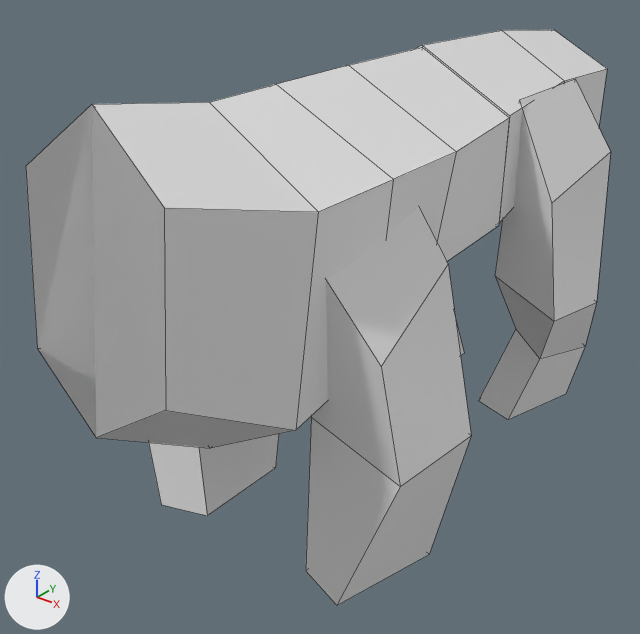
Two versions of the FBX model player/dragon_3D/models/body.fbx, one commit apart.
Before and after are seen from a 50 mm lens placed at (5.84, -8.06, 2.9), pointed at (-0.37, -0.29, -1.92). Arrows for +X, +Y and +Z are at lower left; the lights stay in place. The picture after the commit comes second. Mesh edges are drawn as thin lines. Where no turn or scale is listed for an object, it has been applied to the vertices.

The older version as bpy lines, for what is in view:
```python
me_cube_006 = bpy.data.meshes.new('Cube.006')
me_cube_006.from_pydata(...)  # 16 vertices, 14 faces; spans x 0.47..1.81, y -0.92..1.27, z -3.95..0.78
me_cylinder_005 = bpy.data.meshes.new('Cylinder.005')
me_cylinder_005.from_pydata(...)  # 30 vertices, 28 faces; spans x -1.4..1.4, y 4.01..9.2, z -3.64..0.17
me_cylinder_006 = bpy.data.meshes.new('Cylinder.006')
me_cylinder_006.from_pydata(...)  # 18 vertices, 16 faces; spans x -1.22..1.22, y -0.03..3.62, z -1.57..1.01
ob_chest = bpy.data.objects.new('Chest', me_cylinder_005)
ob_chest.location = (0.0, -8.03, 1.17)
ob_hindlegl = bpy.data.objects.new('HindlegL', me_cube_006)
ob_hindlegl.location = (0.04, 2.34, -0.13)
ob_hip = bpy.data.objects.new('Hip', me_cylinder_006)
ob_hip.location = (0.0, 1.16, 0.2)
# also in view: 'ForelegR' at (-1.31, -1.43, -1.87); 'ForelegL' at (1.39, -1.43, -1.87)
```
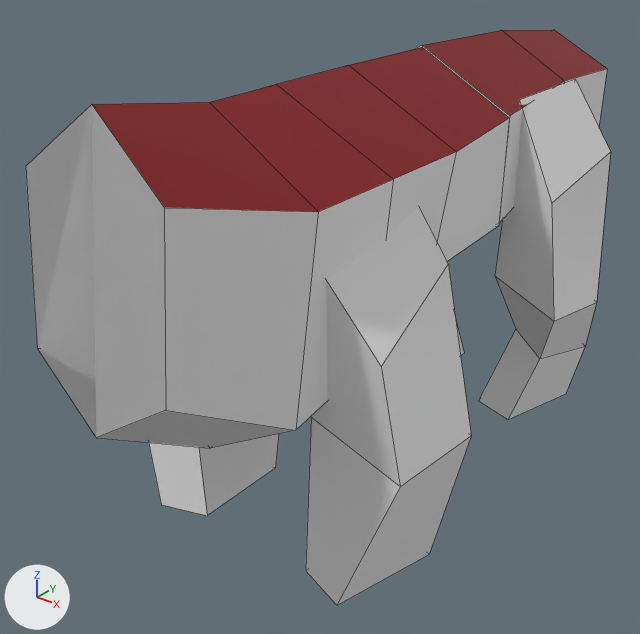
Pixel boxes (x1, y1, x2, y2) of what changed, in the pictures (640 x 634 px):
part 1 of me_cylinder_006, recoloured (white to red)
    both: (423, 30, 607, 115)
part 2 of me_cylinder_005, recoloured (white to red)
    both: (92, 47, 509, 212)

Diff of the bpy script that builds the scene:
```diff
--- a/player/dragon_3D/models/body.fbx.py
+++ b/player/dragon_3D/models/body.fbx.py
@@ mat_material_001 @@
+mat_material_001 = principled_material('Material.001')
+mat_material_001.base_color = (0.22, 0.0, 0.00161)  # red #810005
@@ mat_material_002 @@
+mat_material_002 = principled_material('Material.002')
+mat_material_002.base_color = (0.8, 0.8, 0.8)  # white #e7e7e7
@@ me_cylinder_006 @@
 me_cylinder_006.from_pydata(...)  # 18 vertices, 16 faces; spans x -1.22..1.22, y -0.03..3.62, z -1.57..1.01
 # used by ob_hip; location = (0.0, 1.16, 0.2)
+# me_cylinder_006 part 1: all 4 faces centred in x -0.55..0.55, y 0.99..2.79, z 0.62..0.68 switch from no material to mat_material_001 (red #810005)
+me_cylinder_006.materials.append(mat_material_002)  # white #e7e7e7
@@ me_cylinder_005 @@
 me_cylinder_005.from_pydata(...)  # 30 vertices, 28 faces; spans x -1.4..1.4, y 4.01..9.2, z -3.64..0.17
 # used by ob_chest; location = (0.0, -8.03, 1.17)
+# me_cylinder_005 part 2: all 8 faces centred in x -0.7..0.7, y 4.95..8.48, z -0.37..-0.26 switch from no material to mat_material_001 (red #810005)
+me_cylinder_005.materials.append(mat_material_002)  # white #e7e7e7
```
